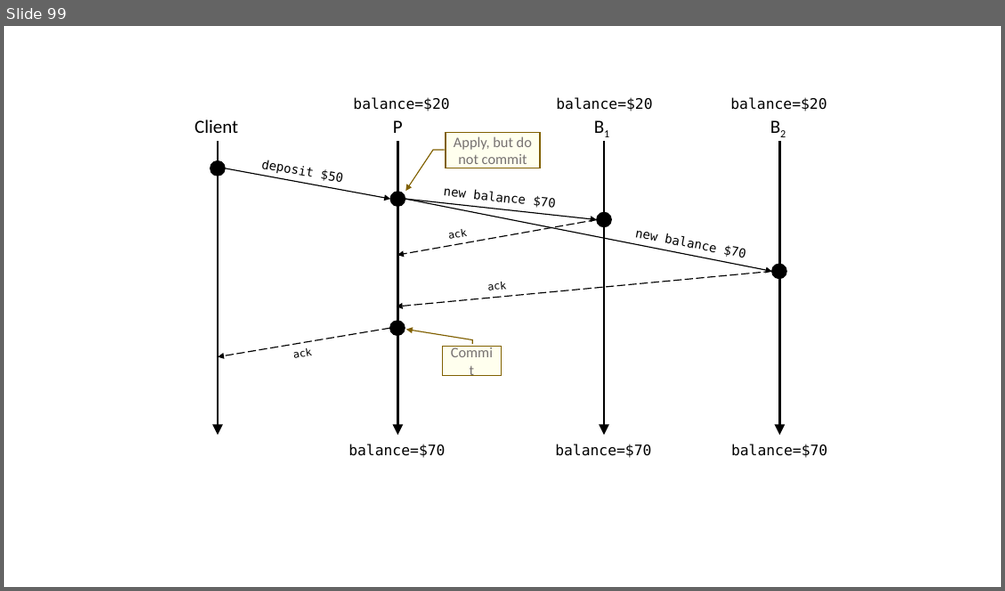
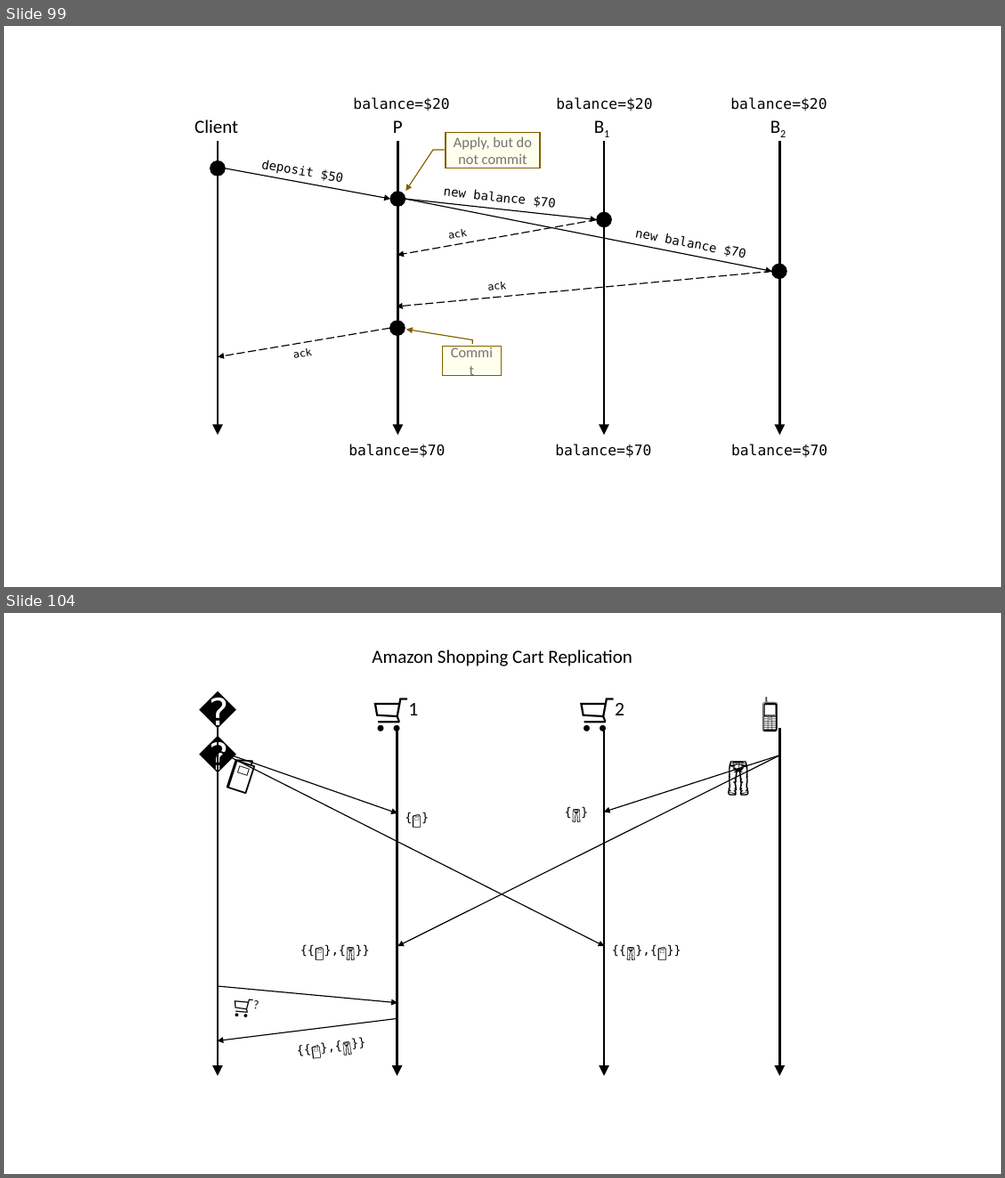
Before and after one commit to ChrisWhealy/DistributedSystemNotes, a slide deck: img/Diagrams.pptx. Shown one above the other, each under a label of ours: slide 99 before the commit, slides 99 and 104 after it; the slides between them are not shown. The pictures are 1005x591 and 1005x1178 pixels, drawn with LibreOffice and Linux fonts; fonts in the diff are those of the drawing. Boxes give left, top, right and bottom in pixels: in the first picture for what was removed or moved away, otherwise in the second. Text is boxed around its words. In the diff, an @@ line names an element or a change of style, - is before the commit and + after.

```diff
--- a/img/Diagrams.pptx
+++ b/img/Diagrams.pptx
@@ slide 104 added at (4, 613, 1001, 1174), background #FFFFFF @@
@@ text added at (372, 649, 631, 666), 18 pt, text #000000 @@
+Amazon Shopping Cart Replication
@@ text added at (191, 685, 244, 738), 36 pt, text #000000 @@
+💻
@@ text added at (754, 685, 807, 738), 36 pt, text #000000 @@
+📱
@@ text added at (408, 703, 418, 715), 36 pt, text #000000 @@
+🛒1
@@ text added at (615, 703, 624, 715), 36 pt, text #000000 @@
+🛒2
@@ text added at (216, 740, 283, 807), 36 pt, text #000000 @@
+📓
@@ arrow added from (218, 728) to (218, 1076), #000000 2 pt @@
@@ arrow added from (397, 728) to (397, 1076), #000000 2 pt @@
@@ arrow added from (604, 728) to (604, 1076), #000000 2 pt @@
@@ arrow added from (779, 728) to (779, 1076), #000000 2 pt @@
@@ arrow added from (218, 751) to (605, 947), #000000 1 pt @@
@@ arrow added from (218, 751) to (397, 813), #000000 1 pt @@
@@ arrow added from (779, 755) to (397, 947), #000000 1 pt @@
@@ arrow added from (779, 755) to (604, 811), #000000 1 pt @@
@@ text added at (719, 747, 772, 801), 36 pt, text #000000 @@
+👖
@@ text added at (558, 795, 604, 828), 20 pt, text #000000 @@
+{👖}
@@ text added at (397, 801, 444, 826), 20 pt, text #000000 @@
+{📓}
@@ text added at (292, 933, 397, 959), 20 pt, text #000000 @@
+{{📓},{👖}}
@@ text added at (605, 933, 709, 959), 20 pt, text #000000 @@
+{{👖},{📓}}
@@ arrow added from (218, 986) to (397, 1003), #000000 1 pt @@
@@ text added at (225, 989, 273, 1025), 20 pt, text #000000 @@
+🛒?
@@ arrow added from (396, 1018) to (217, 1041), #000000 1 pt @@
@@ text added at (287, 1022, 394, 1061), 20 pt, text #000000 @@
+{{📓},{👖}}
```
Also in this commit, not shown: 9 other slides added, 16 other files.
